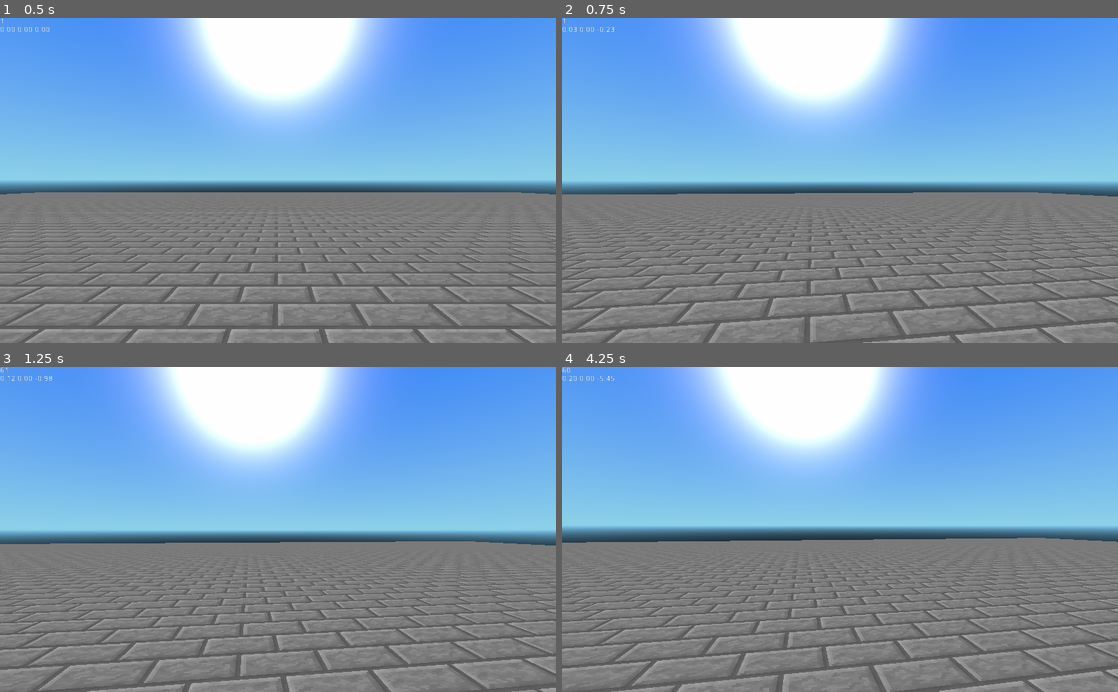
Above: before the commit, frames 1-4 (two rows, left to right).
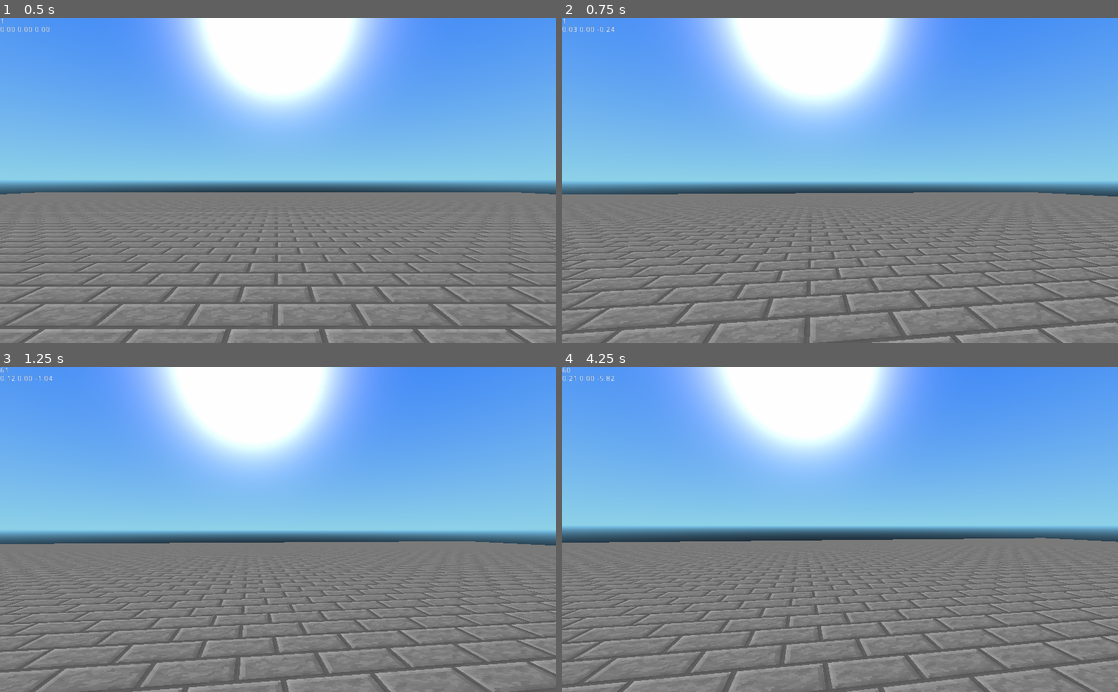
Above: after the commit, the same moments.

Repository: ewewukek/godot-fps
Game: Godot game, scene res://Main.tscn
Two runs of this game, one before a commit and one after it. Both use one fixed random seed, a clock stepped at 60 frames per second and the inputs below.
Inputs (mouse positions are in pixels of both pictures, inside the frame that each line leads up to):
- Up to frame 1 (0.5 s): no input
- Up to frame 2 (0.75 s): tap Enter at 0.5 s; move the mouse to (867, 180) at 0.52 s; hold W (move_forward) from 0.53 s (still down)
- Up to frame 3 (1.25 s): keep holding W (move_forward)
- Up to frame 4 (4.25 s): keep holding W (move_forward); move the mouse to (812, 529) at 1.27 s; move the mouse to (851, 523) at 2.02 s; move the mouse to (834, 536) at 2.77 s; move the mouse to (878, 532) at 3.52 s

Frame 1 is identical in both runs. In frame 2, 1.1% of the frame differs, in the area x 0-100%, y 2-100%; in frame 3, 6.7%; in frame 4, 16%.

Commit message:
fix excess speed multiplier in acceleration

Diff:
--- a/Player.gd
+++ b/Player.gd
@@ -40,11 +40,11 @@
 		velocity += acceleration * direction
 		var speed = Vector2(velocity.x, velocity.z).length()
 		if speed > max_velocity:
-			velocity -= (speed - max_velocity) * velocity
+			velocity = (max_velocity / speed) * velocity
 	else:
 		var speed = Vector2(velocity.x, velocity.z).length()
 		if speed > deceleration:
-			velocity -= deceleration * velocity
+			velocity -= (deceleration / speed) * velocity
 		else:
 			velocity.x = 0
 			velocity.z = 0
